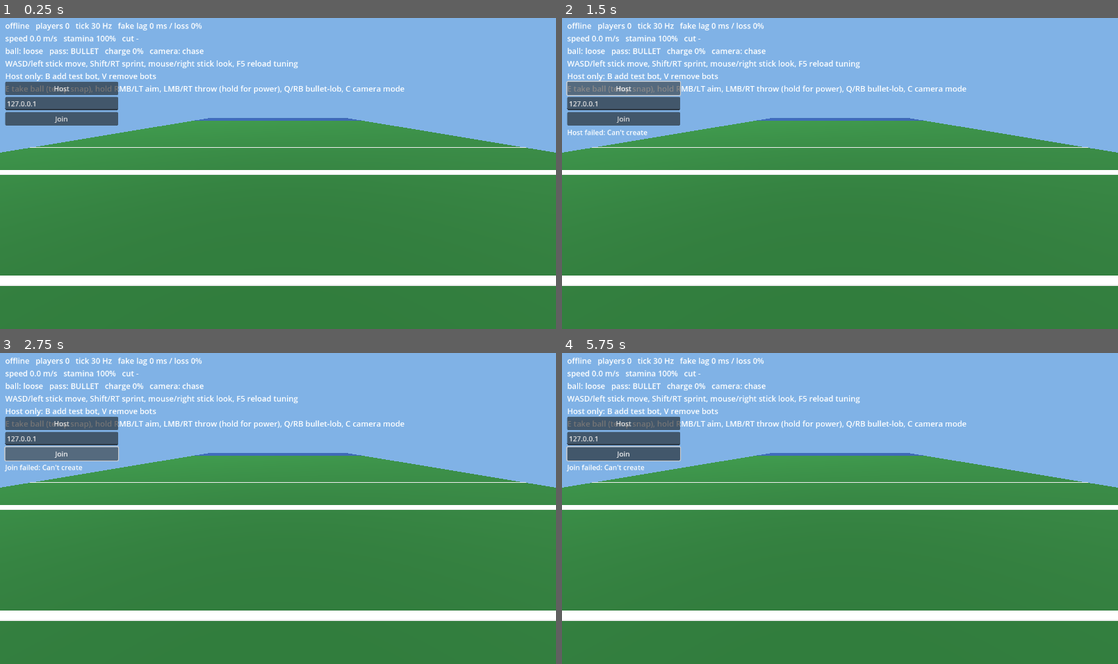
Above: before the commit, frames 1-4 (two rows, left to right).
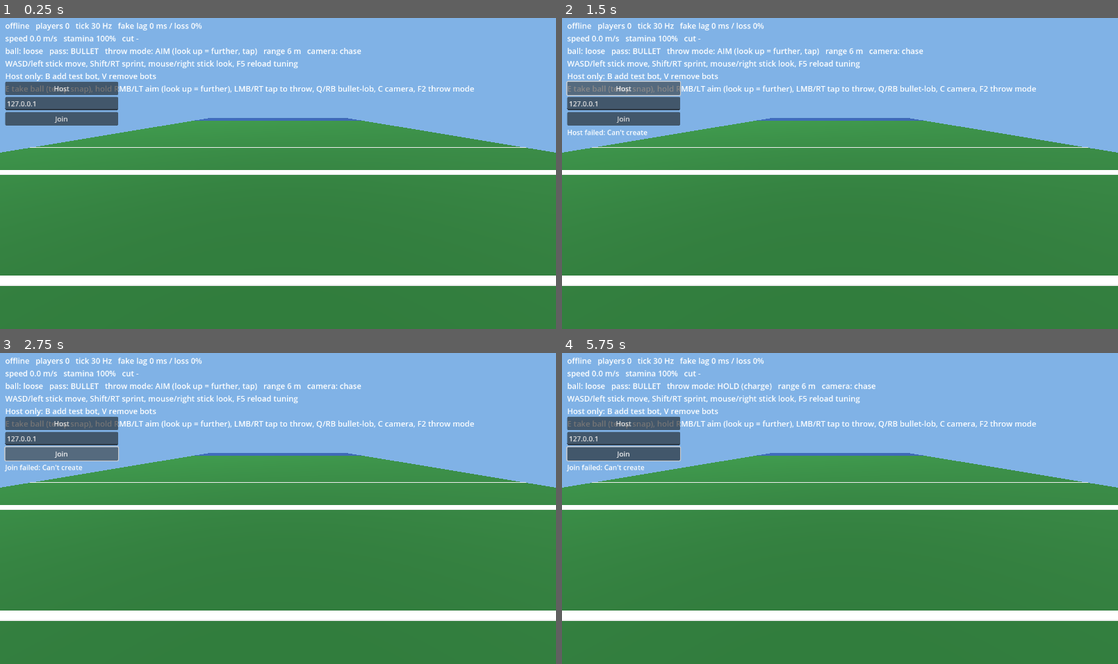
Above: after the commit, the same moments.

Repository: BusherBridi/footy
Game: Godot game, scene res://game/main.tscn
Two runs of this game, one before a commit and one after it. Both use one fixed random seed, a clock stepped at 60 frames per second and the inputs below.
Inputs (mouse positions are in pixels of both pictures, inside the frame that each line leads up to):
- Up to frame 1 (0.25 s): no input
- Up to frame 2 (1.5 s): tap Enter at 0.5 s; move the mouse to (962, 157) at 0.52 s; hold D (move_right) 0.53-1.25 s; hold Right mouse button (aim) 0.53-1.25 s; click (962, 157) at 0.67 s; tap Shift (sprint) at 0.8 s; click "Host" at 1.25 s
- Up to frame 3 (2.75 s): click "Join" at 2 s
- Up to frame 4 (5.75 s): move the mouse to (728, 524) at 2.77 s; hold S (move_back) 2.78-3.53 s; tap Shift (sprint) at 2.85, 4.55 s; click (728, 524) at 3.05 s; move the mouse to (895, 440) at 3.52 s; press the mouse at (895, 440) at 3.53 s; hold D (move_right) 3.53-4.28 s; right-click (895, 440) at 3.8 s; move the mouse to (812, 570) at 4.27 s; release the mouse at (812, 570) at 4.28 s; hold W (move_forward) 4.28-5.03 s; tap B (add_bot) at 4.35 s; click (812, 570) at 4.42 s; move the mouse to (1006, 555) at 5.02 s; hold A (move_left) from 5.03 s (still down); hold Right mouse button (aim) from 5.03 s (still down); click (1006, 555) at 5.3 s; tap F2 (throw_mode, bound only after the commit) at 5.65 s

The runs differ from the first frame. In frame 1, 1.0% of the frame differs, in the area x 18-86%, y 9-25%; in frame 2, 1.0%; in frame 3, 1.0%; in frame 4, 0.9%.

Commit message:
Grenade-style throw aim: look up = further, tap to throw, arc preview, F2 toggles hold-to-charge
Co-Authored-By: Claude Sonnet 5.5 <noreply@anthropic.com>
Claude-Session: https://claude.ai/code/session_019sG5UHM1GGRNY1UxwzgmJ9

Diff:
--- a/godot/game/ball_view.gd
+++ b/godot/game/ball_view.gd
@@ -6,6 +6,9 @@
 var _landing := MeshInstance3D.new()
 var _aim := MeshInstance3D.new()
 var _aim_mat := StandardMaterial3D.new()
+var _arc := MeshInstance3D.new()
+var _arc_mesh := ImmediateMesh.new()
+var _arc_mat := StandardMaterial3D.new()
 
 
 func _init() -> void:
@@ -25,6 +28,11 @@
 	_aim.mesh = _disc(Color.WHITE, _aim_mat)
 	_aim.visible = false
 	add_child(_aim)
+
+	_arc_mat.shading_mode = BaseMaterial3D.SHADING_MODE_UNSHADED
+	_arc.mesh = _arc_mesh
+	_arc.visible = false
+	add_child(_arc)
 
 
 func _disc(color: Color, mat: StandardMaterial3D) -> CylinderMesh:
@@ -52,8 +60,16 @@
 
 
 ## Aim marker: red for bullet, blue for lob.
-func set_aim(on: bool, pos: Vector2, lob: bool, radius: float) -> void:
+func set_aim(on: bool, pos: Vector2, lob: bool, radius: float, arc: PackedVector3Array) -> void:
 	_aim.visible = on
+	_arc.visible = on and arc.size() > 1
+	if _arc.visible:
+		_arc_mat.albedo_color = Color(0.3, 0.5, 1.0) if lob else Color(1.0, 0.3, 0.25)
+		_arc_mesh.clear_surfaces()
+		_arc_mesh.surface_begin(Mesh.PRIMITIVE_LINE_STRIP, _arc_mat)
+		for p in arc:
+			_arc_mesh.surface_add_vertex(p)
+		_arc_mesh.surface_end()
 	if on:
 		_aim.position = Vector3(pos.x, 0.07, pos.y)
 		_aim.scale = Vector3(radius, 1, radius)
--- a/godot/game/bot_brain.gd
+++ b/godot/game/bot_brain.gd
@@ -7,6 +7,8 @@
 ## With is_qb it also takes the ball and throws downfield now and then.
 
 var is_qb := false
+var aim_mode := false           # throw with the look-up aim + tap instead of hold-to-charge
+var _pitch := 0.0
 var route_name := ""            # empty = wander
 var target := Vector2.ZERO
 var timer := 0.0
@@ -105,11 +107,13 @@
 				_charge_left = rng.randf_range(0.3, 1.0) * float(tuning["throw"]["charge_time"])
 				_lob = rng.randf() < 0.5
 				_yaw = rng.randf_range(-0.25, 0.25)   # 0 = straight downfield (-z)
+				_pitch = deg_to_rad(rng.randf_range(float(tuning["throw"]["aim_pitch_short_deg"]), float(tuning["throw"]["aim_pitch_far_deg"])))
 		1:  # hold aim + throw while charging
 			out["aiming"] = true
-			out["throw"] = true
+			out["throw"] = not aim_mode
 			out["yaw"] = _yaw
 			out["lob"] = _lob
+			_aim_fields(out)
 			_charge_left -= dt
 			if _charge_left <= 0.0:
 				_phase = 2
@@ -118,6 +122,14 @@
 			out["throw"] = false
 			out["yaw"] = _yaw
 			out["lob"] = _lob
+			_aim_fields(out)
+			out["throw_tap"] = aim_mode
 			_phase = 0
 			_throw_wait = rng.randf_range(2.0, 4.0)
 			_take_cd = 4.0   # let the ball fly before grabbing it again
+
+
+func _aim_fields(out: Dictionary) -> void:
+	if aim_mode:
+		out["mode"] = 0   # NetSession.ThrowMode.AIM
+		out["pitch"] = _pitch
--- a/godot/game/chase_camera.gd
+++ b/godot/game/chase_camera.gd
@@ -12,6 +12,7 @@
 var cam := Camera3D.new()
 var qb := false
 var qb_style := 0
+var aiming := false
 var _pivot := Vector3.ZERO
 var _dist := 7.0
 var _height := 2.2
@@ -38,6 +39,14 @@
 	if on != qb:
 		qb = on
 		pitch = deg_to_rad(_profile()["pitch_deg"])
+
+
+## While aiming, the camera may tilt much further up (a long throw hides the field).
+func set_aiming(on: bool) -> void:
+	if on != aiming:
+		aiming = on
+		if not on and qb:
+			pitch = deg_to_rad(_profile()["pitch_deg"])
 
 
 func cycle_style() -> void:
@@ -77,7 +86,8 @@
 
 
 func _clamp_pitch(c: Dictionary) -> void:
-	pitch = clampf(pitch, deg_to_rad(c["pitch_min_deg"]), deg_to_rad(c["pitch_max_deg"]))
+	var hi: float = Tuning.section("throw")["aim_pitch_limit_deg"] if aiming else c["pitch_max_deg"]
+	pitch = clampf(pitch, deg_to_rad(c["pitch_min_deg"]), deg_to_rad(hi))
 
 
 ## Camera-relative stick input -> world-plane direction (x, z).
--- a/godot/game/input_setup.gd
+++ b/godot/game/input_setup.gd
@@ -13,6 +13,7 @@
 	# QB: aim with RMB/LT, throw with LMB/RT while aiming (RT only sprints when not aiming).
 	_action("aim", [_mouse(MOUSE_BUTTON_RIGHT), _axis(JOY_AXIS_TRIGGER_LEFT, 1.0)])
 	_action("throw", [_mouse(MOUSE_BUTTON_LEFT), _axis(JOY_AXIS_TRIGGER_RIGHT, 1.0)])
+	_action("throw_mode", [_key(KEY_F2)])
 	_action("lob_toggle", [_key(KEY_Q), _button(JOY_BUTTON_RIGHT_SHOULDER)])
 	_action("take_ball", [_key(KEY_E), _button(JOY_BUTTON_BACK)])   # temporary stand-in for the snap
 	_action("cycle_camera", [_key(KEY_C), _button(JOY_BUTTON_LEFT_STICK)])
--- a/godot/game/main.gd
+++ b/godot/game/main.gd
@@ -14,6 +14,8 @@
 var status := Label.new()
 var args := {}
 var lob := false
+var throw_mode := NetSession.ThrowMode.AIM
+var _throw_latch := false
 var _take_latch := false
 
 
@@ -36,6 +38,7 @@
 	if args.has("bot") or args.has("route") or args.has("qb"):
 		brain = BotBrain.new()
 		brain.is_qb = args.has("qb")
+		brain.aim_mode = args.has("aimmode")
 		if args.has("route"):
 			brain.route_name = "" if args["route"] is bool else String(args["route"])
 			if brain.route_name == "":
@@ -97,6 +100,8 @@
 	var aiming := Input.is_action_pressed("aim")
 	var take := _take_latch
 	_take_latch = false
+	var tap := _throw_latch
+	_throw_latch = false
 	return {
 		"move": camera.world_move(stick),
 		"sprint": Input.is_action_pressed("sprint") or (Input.is_action_pressed("sprint_trigger") and not aiming),
@@ -104,6 +109,9 @@
 		"throw": aiming and Input.is_action_pressed("throw"),
 		"yaw": camera.yaw,
 		"lob": lob,
+		"mode": throw_mode,
+		"pitch": camera.pitch,
+		"throw_tap": tap and aiming,
 		"take": take,
 	}
 
@@ -163,6 +171,10 @@
 		session.host_add_bot()
 	if Input.is_action_just_pressed("clear_bots"):
 		session.host_clear_bots()
+	if Input.is_action_just_pressed("throw_mode"):
+		throw_mode = NetSession.ThrowMode.HOLD if throw_mode == NetSession.ThrowMode.AIM else NetSession.ThrowMode.AIM
+	if Input.is_action_just_pressed("throw"):
+		_throw_latch = true
 	if Input.is_action_just_pressed("lob_toggle"):
 		lob = not lob
 	if Input.is_action_just_pressed("take_ball"):
@@ -173,8 +185,10 @@
 
 func _process(_delta: float) -> void:
 	camera.set_qb(session.local_has_ball())
+	camera.set_aiming(session.aim_active)
 	var s := session.local_state()
 	var n := Tuning.section("net")
+	var n_throw := Tuning.section("throw")
 	var role := "offline"
 	if session.mode == NetSession.Mode.HOST:
 		role = "HOST"
@@ -183,8 +197,9 @@
 	var bot_tag := ""
 	if brain:
 		bot_tag = "[BOT %s%s]  " % ["route=" + brain.route_name if brain.route_name != "" else "wander", " + QB" if brain.is_qb else ""]
-	hud.text = bot_tag + "%s   players %d   tick %d Hz   fake lag %d ms / loss %d%%\nspeed %.1f m/s   stamina %d%%   cut %s\nball: %s   pass: %s   charge %d%%   camera: %s\nWASD/left stick move, Shift/RT sprint, mouse/right stick look, F5 reload tuning\nHost only: B add test bot, V remove bots\nE take ball (temp snap), hold RMB/LT aim, LMB/RT throw (hold for power), Q/RB bullet-lob, C camera mode" % [
+	hud.text = bot_tag + "%s   players %d   tick %d Hz   fake lag %d ms / loss %d%%\nspeed %.1f m/s   stamina %d%%   cut %s\nball: %s   pass: %s   throw mode: %s   range %d m   camera: %s\nWASD/left stick move, Shift/RT sprint, mouse/right stick look, F5 reload tuning\nHost only: B add test bot, V remove bots\nE take ball (temp snap), hold RMB/LT aim (look up = further), LMB/RT tap to throw, Q/RB bullet-lob, C camera, F2 throw mode" % [
 		role, session.athletes.size(), int(n["tick_hz"]), int(n["sim_latency_ms"]), int(n["sim_loss_pct"]),
 		s.speed, int(s.stamina * 100.0), "plant" if s.cut_timer > 0.0 else "-",
 		["loose", "held", "in flight"][int(session.view_ball.get("kind", 0))], "LOB" if lob else "BULLET",
-		int(session.throw_charge * 100.0), camera.profile_name()]
+		"AIM (look up = further, tap)" if throw_mode == NetSession.ThrowMode.AIM else "HOLD (charge)",
+		int(lerpf(n_throw["min_range"], n_throw["max_range"], session.throw_charge)), camera.profile_name()]
--- a/godot/net/net_session.gd
+++ b/godot/net/net_session.gd
@@ -22,6 +22,7 @@
 	var last_sprint := false
 
 enum Ball { LOOSE, HELD, FLIGHT }
+enum ThrowMode { AIM, HOLD }   # AIM: look up = further, tap to throw. HOLD: charge by holding.
 
 const SNAP_STRIDE := 11   # floats per player (id travels in a separate int array)
 
@@ -56,6 +57,7 @@
 var aim_active := false
 var aim_pos := Vector2.ZERO
 var aim_lob := false
+var aim_arc := PackedVector3Array()
 var latest_holder := 0         # newest holder seen in a snapshot (undelayed)
 var view_ball := {}            # what the delayed view currently shows (for logs/HUD)
 
@@ -377,16 +379,20 @@
 	var yaw: float = inp.get("yaw", 0.0)
 	var lob: bool = inp.get("lob", false)
 	var holding: bool = aiming and inp.get("throw", false)
-	if holding:
+	if inp.get("mode", ThrowMode.HOLD) == ThrowMode.AIM:
+		throw_charging = false
+		if aiming:
+			throw_charge = BallFlight.charge_from_pitch(inp.get("pitch", 0.0), Tuning.data)
+			if inp.get("throw_tap", false):
+				_do_throw(throw_charge, yaw, lob)
+		else:
+			throw_charge = 0.0
+	elif holding:
 		throw_charge = minf(1.0, throw_charge + dt / float(Tuning.section("throw")["charge_time"]))
 		throw_charging = true
 	elif throw_charging:
 		if aiming:
-			if mode == Mode.HOST:
-				_sv_throw(1, throw_charge, yaw, lob)
-			else:
-				var c := throw_charge
-				_send(func(): if cl_connected: rpc_id(1, "rpc_throw", c, yaw, lob))
+			_do_throw(throw_charge, yaw, lob)
 		throw_charge = 0.0
 		throw_charging = false
 	elif not aiming:
@@ -394,7 +400,17 @@
 	aim_active = aiming
 	aim_lob = lob
 	if aiming:
-		aim_pos = BallFlight.target_for(local_state().pos, yaw, throw_charge, Tuning.data)
+		var here := local_state().pos
+		aim_pos = BallFlight.target_for(here, yaw, throw_charge, Tuning.data)
+		var p0 := Vector3(here.x, float(Tuning.section("throw")["release_height"]), here.y)
+		aim_arc = BallFlight.arc_points(p0, yaw, throw_charge, lob, Tuning.data)
+
+
+func _do_throw(charge: float, yaw: float, lob: bool) -> void:
+	if mode == Mode.HOST:
+		_sv_throw(1, charge, yaw, lob)
+	else:
+		_send(func(): if cl_connected: rpc_id(1, "rpc_throw", charge, yaw, lob))
 
 
 # -------------------------------------------------------------- reconciliation
@@ -470,7 +486,7 @@
 	elif mode == Mode.CLIENT and cl_state != null:
 		_update_client_visuals(delta)
 	if ball_view:
-		ball_view.set_aim(aim_active, aim_pos, aim_lob, float(Tuning.section("throw")["marker_radius"]))
+		ball_view.set_aim(aim_active, aim_pos, aim_lob, float(Tuning.section("throw")["marker_radius"]), aim_arc)
 
 	if log_enabled and mode != Mode.NONE:
 		_log_timer += delta
--- a/godot/shared/ball_flight.gd
+++ b/godot/shared/ball_flight.gd
@@ -26,6 +26,23 @@
 	return p0 + fl["v0"] * tt - Vector3(0.0, 0.5 * g * tt * tt, 0.0)
 
 
+## Grenade-style aim: the further up you look, the further the throw.
+static func charge_from_pitch(pitch_rad: float, tuning: Dictionary) -> float:
+	var t: Dictionary = tuning["throw"]
+	var x := inverse_lerp(float(t["aim_pitch_short_deg"]), float(t["aim_pitch_far_deg"]), rad_to_deg(pitch_rad))
+	return pow(clampf(x, 0.0, 1.0), float(t["aim_curve"]))
+
+
+## Sampled flight path for the aim preview.
+static func arc_points(p0: Vector3, yaw: float, charge: float, lob: bool, tuning: Dictionary) -> PackedVector3Array:
+	var fl := launch(p0, yaw, charge, lob, tuning)
+	var pts := PackedVector3Array()
+	var n: int = int(tuning["throw"]["arc_points"])
+	for i in n + 1:
+		pts.append(position_at(p0, fl, tuning["throw"]["gravity"], fl["T"] * i / float(n)))
+	return pts
+
+
 ## Where the ball would land for a given charge, for the aim marker.
 static func target_for(pos: Vector2, yaw: float, charge: float, tuning: Dictionary) -> Vector2:
 	var t: Dictionary = tuning["throw"]
--- a/godot/tuning.json
+++ b/godot/tuning.json
@@ -72,7 +72,12 @@
     "min_flight_time": 0.25,
     "ball_radius": 0.3,
     "held_height": 1.2,
-    "marker_radius": 1.0
+    "marker_radius": 1.0,
+    "aim_pitch_short_deg": -5.0,
+    "aim_pitch_far_deg": 40.0,
+    "aim_curve": 1.0,
+    "aim_pitch_limit_deg": 60.0,
+    "arc_points": 28
   },
   "bot": {
     "routes_yards": {
